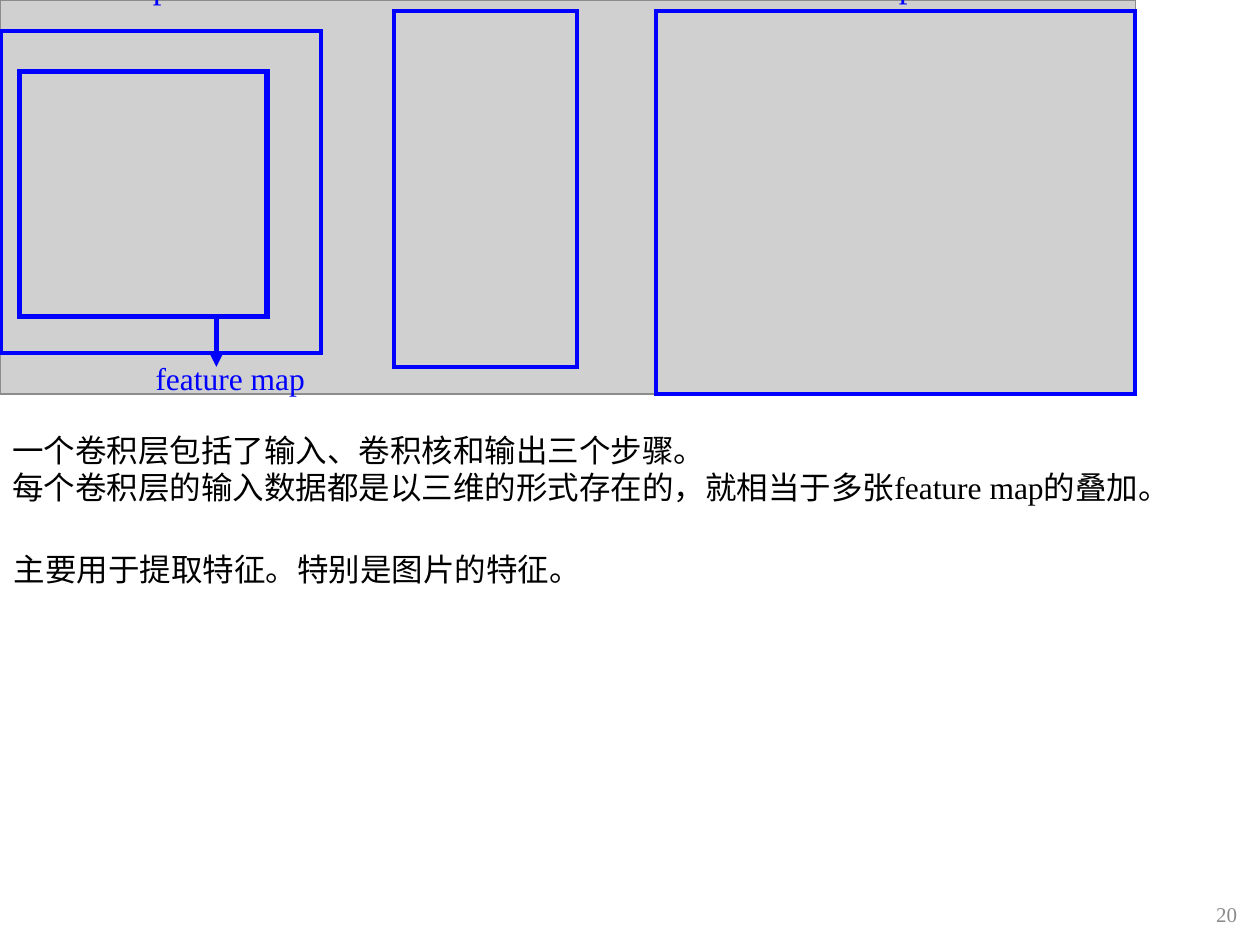
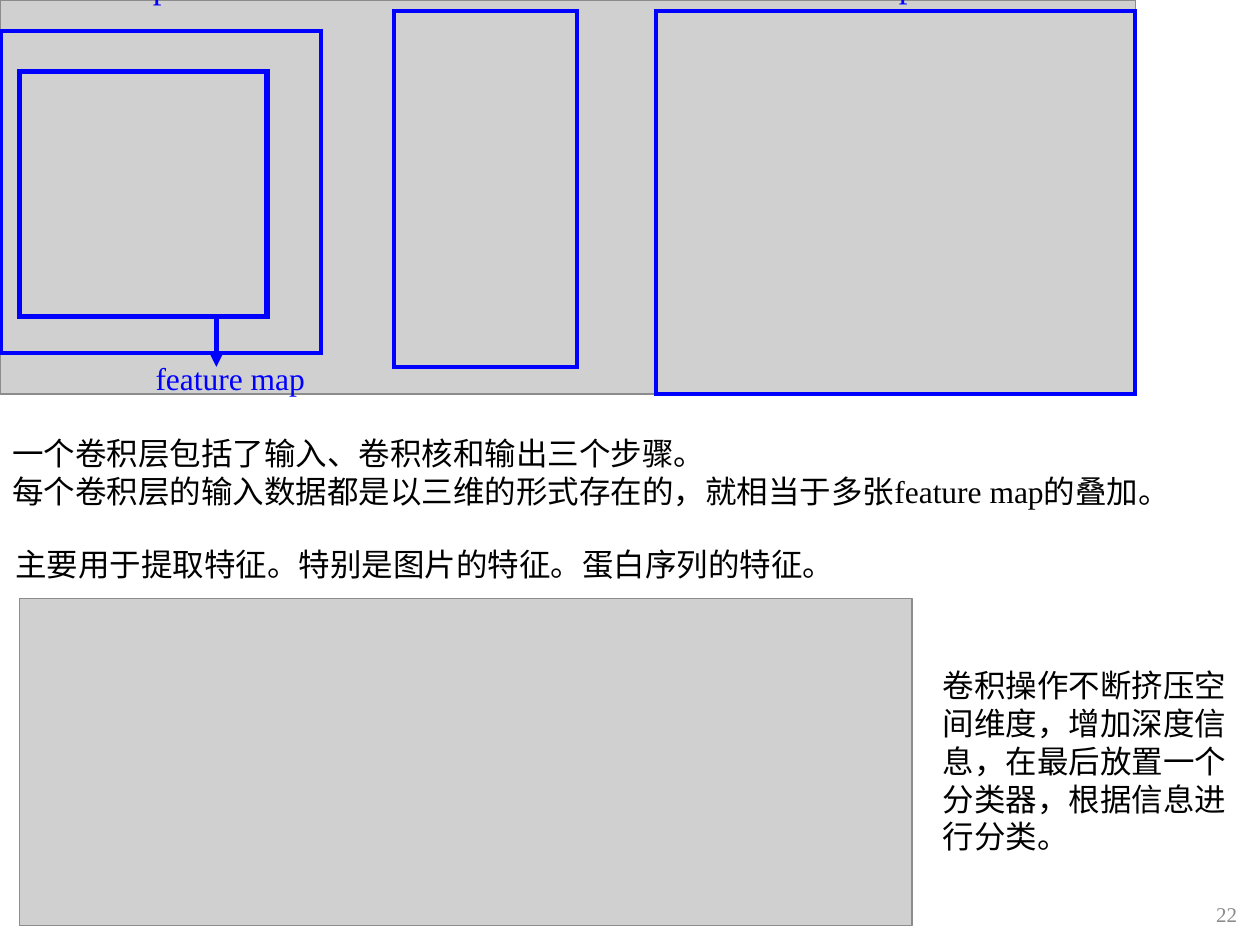
Before and after one commit to yqyang733/ML, a slide deck: slide 22 of ML_Learning_PPT/ML.pptx (slide 20 before the commit). Drawn at 1260x945 pixels with LibreOffice and Linux fonts; fonts in the diff are those of the drawing; grey boxes stand for pictures; background and template pictures are left out. Boxes give left, top, right and bottom in pixels: in the first picture for what was removed or moved away, otherwise in the second. Text is boxed around its words. In the diff, an @@ line names an element or a change of style, - is before the commit and + after.

```diff
--- a/ML_Learning_PPT/ML.pptx
+++ b/ML_Learning_PPT/ML.pptx
@@ text at <box>15,549,834,579</box>: text changed @@
-主要用于提取特征。特别是图片的特征。
+主要用于提取特征。特别是图片的特征。蛋白序列的特征。
@@ picture added at <box>19,598,912,925</box> @@
@@ text added at <box>943,670,1227,851</box>, 18 pt, text #000000 @@
+卷积操作不断挤压空间维度，增加深度信息，在最后放置一个分类器，根据信息进行分类。
@@ page number at <box>1216,908,1237,922</box>: text changed @@
-20
+22
```
Also in this commit, not shown: 1 other slide changed, 2 slides added, 20 other files.
